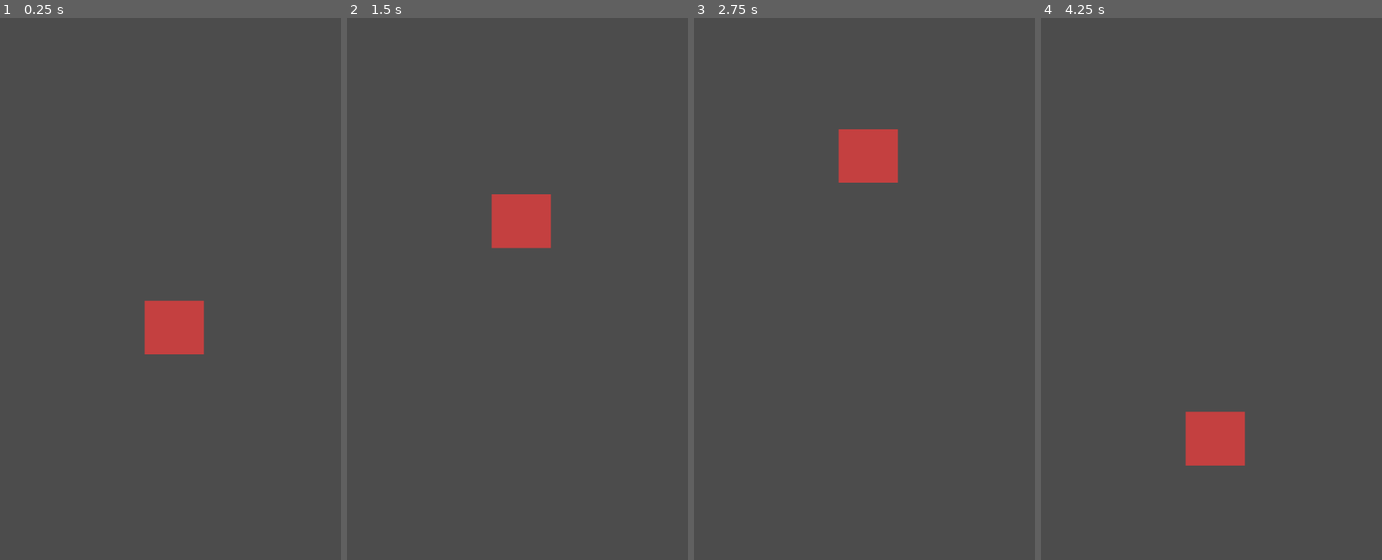
Above: before the commit, frames 1-4 (left to right).
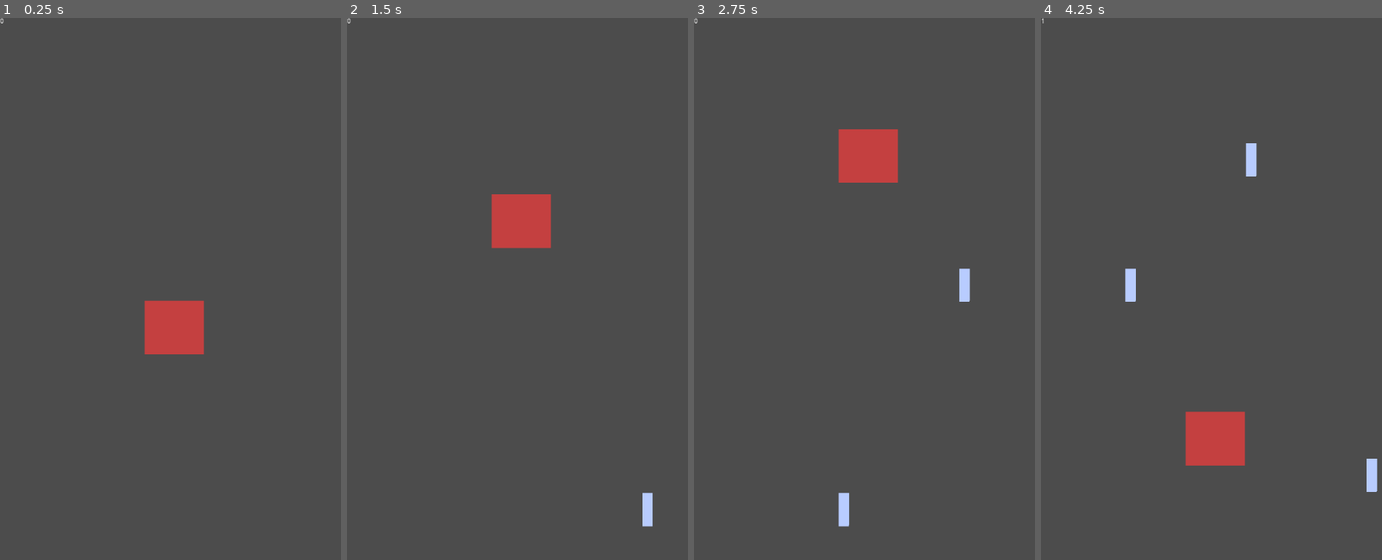
Above: after the commit, the same moments.

Repository: arthurnog/MicRunner
Game: Godot game, scene res://scenes/GAME.tscn
Two runs of this game, one before a commit and one after it. Both use one fixed random seed, a clock stepped at 60 frames per second and the inputs below. Before the commit the project starts from res://scenes/cursor.tscn.
Inputs (mouse positions are in pixels of both pictures, inside the frame that each line leads up to):
- Up to frame 1 (0.25 s): no input
- Up to frame 2 (1.5 s): tap Enter at 0.5 s; hold Up (ui_up) 0.53-1.28 s; click (520, 326) at 0.67 s; move the mouse to (452, 359) at 1.27 s; hold Down (ui_down) from 1.28 s (still down)
- Up to frame 3 (2.75 s): move the mouse to (902, 191) at 2.02 s; release Down (ui_down) at 2.03 s; hold Up (ui_up) from 2.03 s (still down)
- Up to frame 4 (4.25 s): move the mouse to (1197, 451) at 2.77 s; click (1197, 451) at 2.92 s; move the mouse to (1317, 419) at 3.52 s; release Up (ui_up) at 3.53 s; hold Down (ui_down) from 3.53 s (still down)

The runs differ from the first frame. In frame 1, less than 0.1% of the frame differs, in the area x 0-2%, y 0-1%; in frame 2, 0.2%; in frame 3, 0.4%; in frame 4, 0.6%, in the area x 0-99%, y 0-88%.

Commit message:
minor changes

Diff:
--- a/humingRunner/project.godot
+++ b/humingRunner/project.godot
@@ -16,7 +16,7 @@
 [application]
 
 config/name="humingRunner"
-run/main_scene="res://scenes/cursor.tscn"
+run/main_scene="res://scenes/GAME.tscn"
 config/icon="res://icon.png"
 
 [display]
--- a/humingRunner/scenes/GAME.tscn
+++ b/humingRunner/scenes/GAME.tscn
@@ -16,11 +16,11 @@
 "_edit_use_anchors_": false
 }
 
-[node name="cursor" parent="." instance=ExtResource( 2 )]
-
 [node name="spawn" type="Node2D" parent="."]
 script = ExtResource( 3 )
 
 [node name="Timer" type="Timer" parent="spawn"]
 autostart = true
+
+[node name="cursor" parent="." instance=ExtResource( 2 )]
 [connection signal="timeout" from="spawn/Timer" to="spawn" method="_on_Timer_timeout"]
--- a/humingRunner/scenes/ladrilho.tscn
+++ b/humingRunner/scenes/ladrilho.tscn
@@ -3,8 +3,8 @@
 [ext_resource path="res://scripts/ladrilho.gd" type="Script" id=1]
 
 [sub_resource type="SegmentShape2D" id=1]
-a = Vector2( -0.307129, -54.552 )
-b = Vector2( 1.93781, 55.4492 )
+a = Vector2( -0.30719, -16.3885 )
+b = Vector2( -0.30719, 17.8466 )
 
 [node name="Node2D" type="Node2D"]
 script = ExtResource( 1 )
@@ -16,8 +16,8 @@
 shape = SubResource( 1 )
 
 [node name="portal" type="Polygon2D" parent="portal"]
-position = Vector2( 0.661044, 1.16431 )
-scale = Vector2( 2.1579, 2.30243 )
+position = Vector2( 0.661044, 0.565773 )
+scale = Vector2( 2.1579, 0.70956 )
 color = Color( 0.721569, 0.8, 1, 1 )
 offset = Vector2( 6.056, 0 )
 polygon = PoolVector2Array( -5.41791, -48.2939, -5.41791, 48.2378, 4.37063, 48.2471, 4.49126, -48.2801 )
--- a/humingRunner/scripts/ladrilho.gd
+++ b/humingRunner/scripts/ladrilho.gd
@@ -2,6 +2,7 @@
 
 var game
 var speed = 250
+var flag = 1
 
 func _ready():
 	game = get_tree().current_scene
@@ -15,9 +16,7 @@
 		if position.x < -100:
 			queue_free()
 
-
-
-
-
 func _on_portal_area_entered(area):
-	game.countScore()
+	if flag == 1:
+		game.countScore()
+		flag = 0
